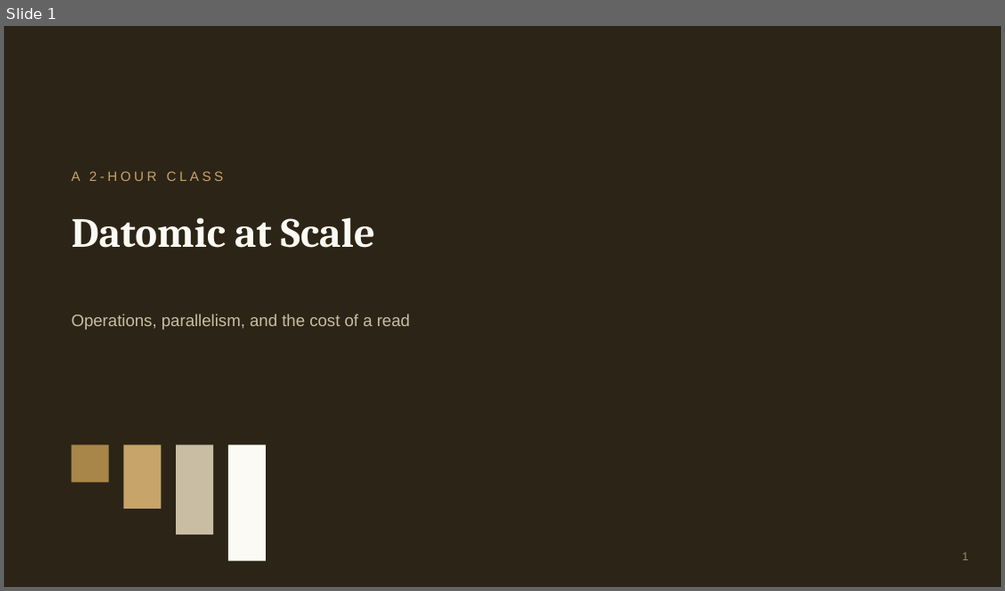
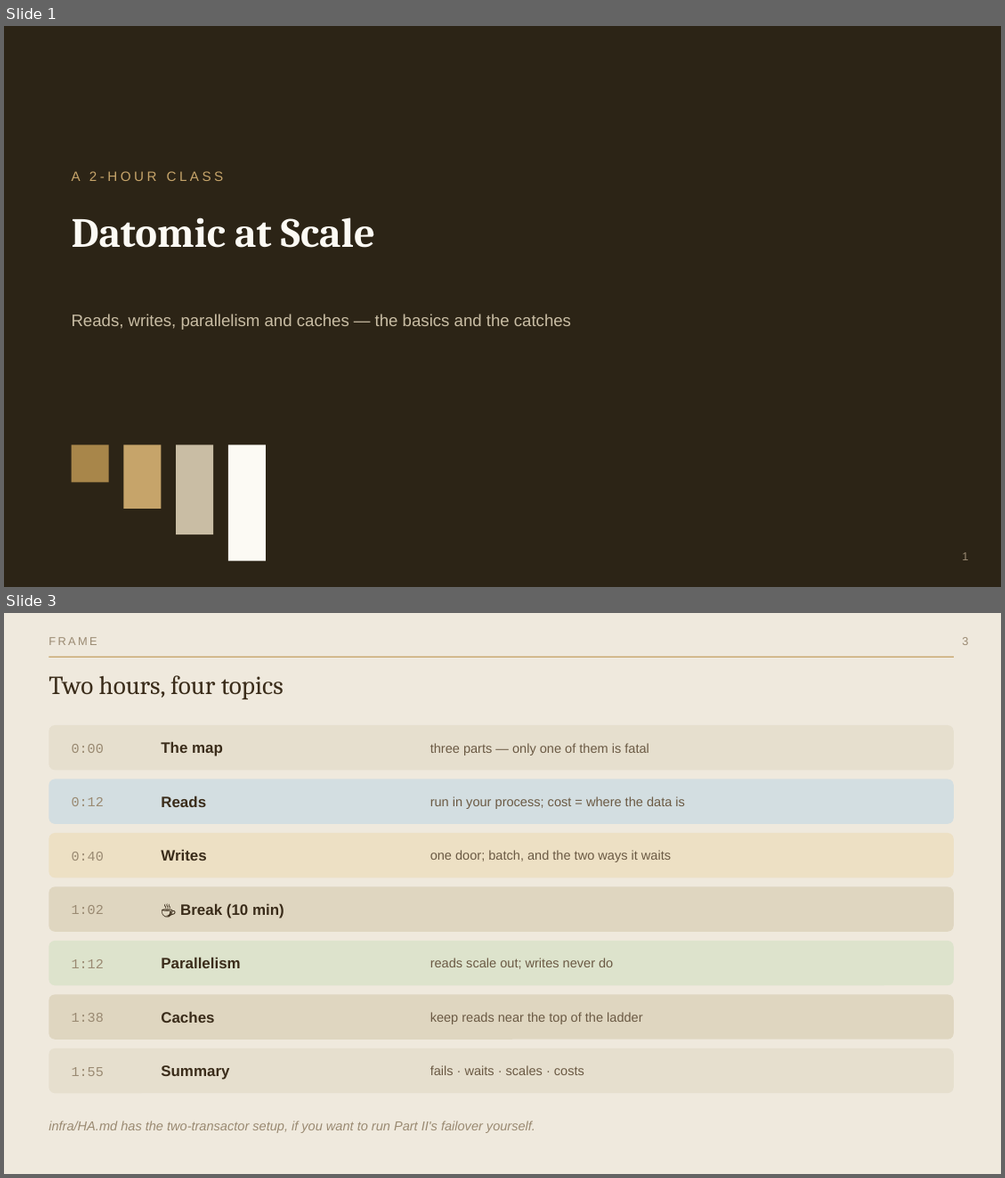
Before and after one commit to 4coders-com-br/datomic-model, a slide deck: datomic-at-scale.pptx. Shown one above the other, each under a label of ours: slide 1 before the commit, slides 1 and 3 after it; the slides between them are not shown. The pictures are 1005x591 and 1005x1178 pixels, drawn with LibreOffice and Linux fonts; fonts in the diff are those of the drawing. Boxes give left, top, right and bottom in pixels: in the first picture for what was removed or moved away, otherwise in the second. Text is boxed around its words. In the diff, an @@ line names an element or a change of style, - is before the commit and + after.

Commit message:
Simplify Datomic at Scale into a slides-only class
- 27-slide deck (was 42): four topics — reads, writes, parallelism,
  caches — each as basics -> one easy example -> the main catches;
  pptx regenerated from the reworked deck.js, markdown deck to match.
- Preclass brief: nothing to install or run; assumes only the
  Production class vocabulary.
- Drop the REPL labs (src/datomic_ops/labs.clj) — the class no longer
  has hands-on labs; infra/HA files stay as optional extras.
- README: class blurb and file list updated to match.

```diff
--- a/datomic-at-scale.pptx
+++ b/datomic-at-scale.pptx
@@ slide 3 added at <box>4,613,1001,1174</box>, background #FFFFFF @@
@@ rectangle added at <box>4,613,1001,1174</box>, fill #EFE9DD @@
@@ text added at <box>48,637,97,645</box>, 11 pt, text #9A8A72 @@
+FRAME
@@ text added at <box>962,637,968,645</box>, 11 pt, text #9A8A72 @@
+3
@@ rectangle added at <box>48,657,954,657</box>, fill #C6A46A @@
@@ text added at <box>48,675,283,699</box>, 25 pt, text #3A2C1A @@
+Two hours, four topics
@@ rounded rectangle added at <box>48,725,954,770</box>, fill #E6DFCE @@
@@ text added at <box>72,744,104,753</box>, 13 pt, text #9A8A72 @@
+0:00
@@ text added at <box>161,741,223,756</box>, 14.5 pt, text #3A2C1A, bold @@
+The map
@@ text added at <box>430,743,649,755</box>, 12.5 pt, text #6B5A44 @@
+three parts — only one of them is fatal
@@ rounded rectangle added at <box>48,779,954,824</box>, fill #D3DEE1 @@
@@ text added at <box>72,797,104,806</box>, 13 pt, text #9A8A72 @@
+0:12
@@ text added at <box>161,795,206,807</box>, 14.5 pt, text #3A2C1A, bold @@
+Reads
@@ text added at <box>430,796,685,809</box>, 12.5 pt, text #6B5A44 @@
+run in your process; cost = where the data is
@@ rounded rectangle added at <box>48,833,954,877</box>, fill #EDE0C4 @@
@@ text added at <box>72,852,104,860</box>, 13 pt, text #9A8A72 @@
+0:40
@@ text added at <box>161,849,206,860</box>, 14.5 pt, text #3A2C1A, bold @@
+Writes
@@ text added at <box>430,850,671,862</box>, 12.5 pt, text #6B5A44 @@
+one door; batch, and the two ways it waits
@@ rounded rectangle added at <box>48,887,954,932</box>, fill #DFD6C0 @@
@@ text added at <box>72,905,104,914</box>, 13 pt, text #9A8A72 @@
+1:02
@@ text added at <box>180,903,284,918</box>, 14.5 pt, text #3A2C1A, bold @@
+☕ Break (10 min)
@@ rounded rectangle added at <box>48,941,954,985</box>, fill #DDE3CC @@
@@ text added at <box>72,959,104,968</box>, 13 pt, text #9A8A72 @@
+1:12
@@ text added at <box>161,957,240,968</box>, 14.5 pt, text #3A2C1A, bold @@
+Parallelism
@@ text added at <box>430,957,613,969</box>, 12.5 pt, text #6B5A44 @@
+reads scale out; writes never do
@@ rounded rectangle added at <box>48,995,954,1039</box>, fill #DFD6C0 @@
@@ text added at <box>72,1013,104,1022</box>, 13 pt, text #9A8A72 @@
+1:38
@@ text added at <box>161,1011,214,1022</box>, 14.5 pt, text #3A2C1A, bold @@
+Caches
@@ text added at <box>430,1012,642,1024</box>, 12.5 pt, text #6B5A44 @@
+keep reads near the top of the ladder
@@ rounded rectangle added at <box>48,1048,954,1093</box>, fill #E6DFCE @@
@@ text added at <box>161,1065,229,1079</box>, 14.5 pt, text #3A2C1A, bold @@
+Summary
@@ text added at <box>430,1065,584,1075</box>, 12.5 pt, text #6B5A44 @@
+fails · waits · scales · costs
@@ text added at <box>72,1067,104,1076</box>, 13 pt, text #9A8A72 @@
+1:55
@@ text added at <box>48,1120,535,1133</box>, 12.5 pt, text #9A8A72, italic @@
+infra/HA.md has the two-transactor setup, if you want to run Part II's failover yourself.
@@ slide 1 changed as well @@
@@ text at <box>72,313,571,329</box>: text changed @@
-Operations, parallelism, and the cost of a read
+Reads, writes, parallelism and caches — the basics and the catches
```
Also in this commit, not shown: 4 other slides changed, 21 other slides added, 36 slides removed, 5 other files.
